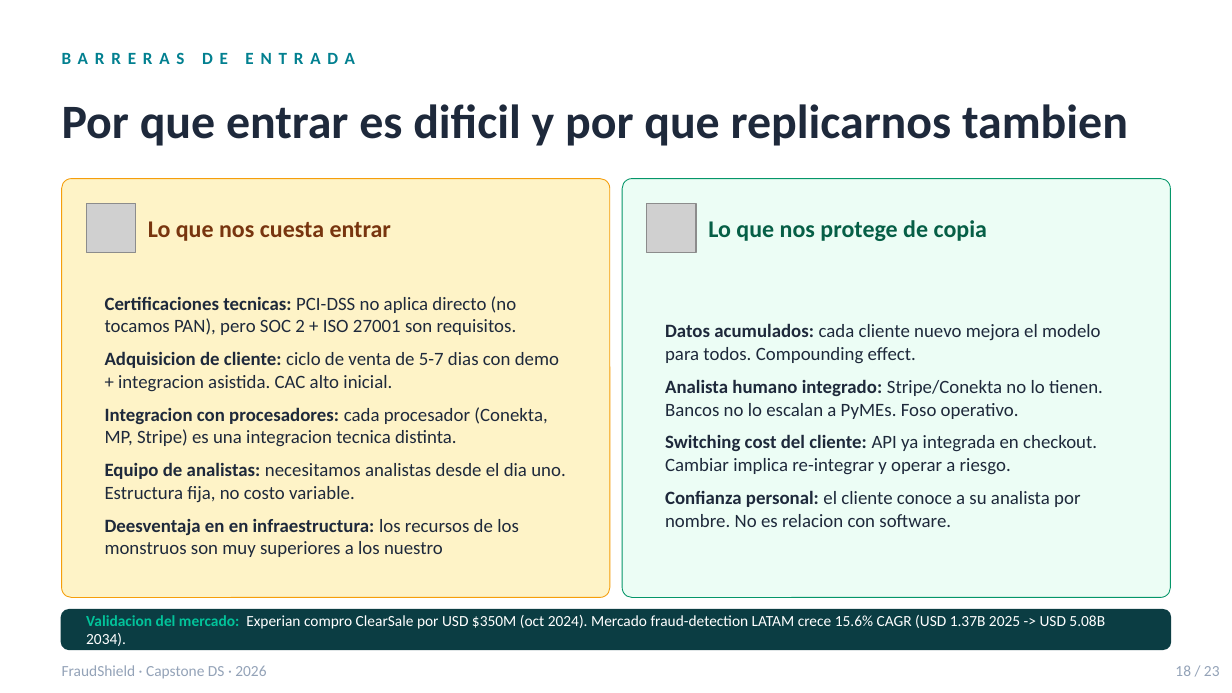
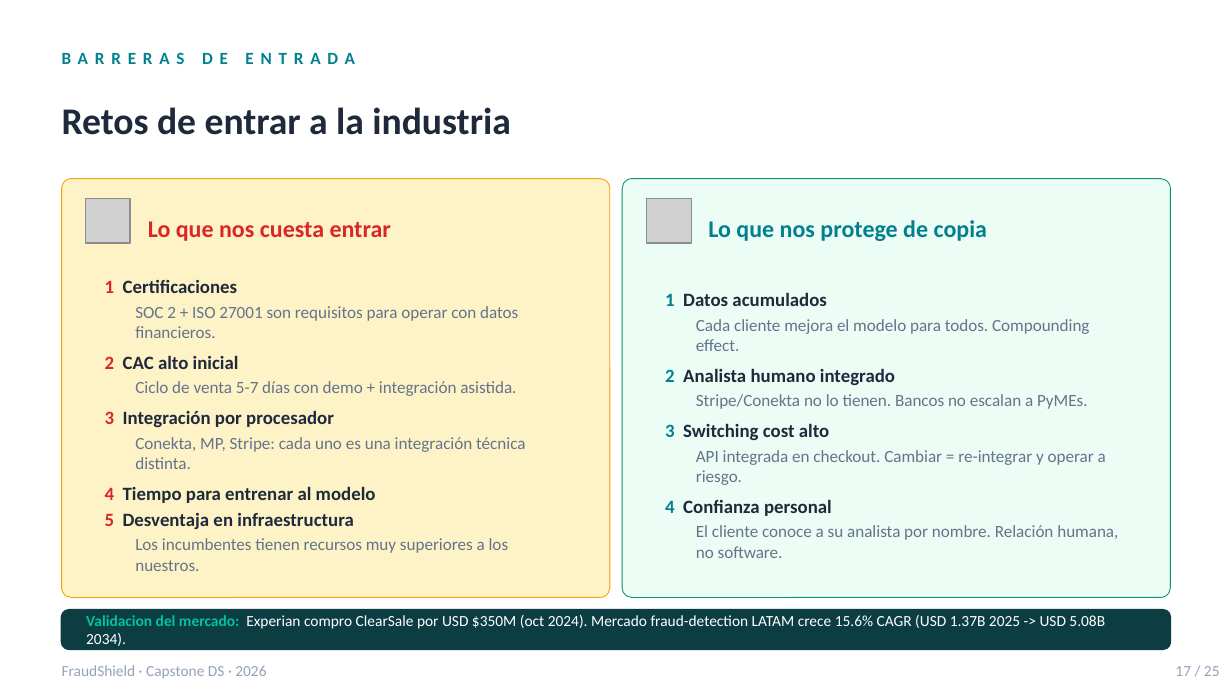
Before and after one commit to Nike2004A/fraud_transactions, a slide deck: slide 17 of docs/FraudShield_deck.pptx (slide 19 before the commit). Drawn at 1232x693 pixels with LibreOffice and Linux fonts; fonts in the diff are those of the drawing; grey boxes stand for pictures. Boxes give left, top, right and bottom in pixels: in the first picture for what was removed or moved away, otherwise in the second. Text is boxed around its words. In the diff, an @@ line names an element or a change of style, - is before the commit and + after.

```diff
--- a/docs/FraudShield_deck.pptx
+++ b/docs/FraudShield_deck.pptx
@@ text at (62,107,510,135): text changed; size 28 to 22 pt @@
-Por que entrar es dificil y por que replicarnos tambien
+Retos de entrar a la industria
@@ picture: place and size @@
-picture at (86,203,136,253)
+picture at (85,198,129,243)
@@ text "Lo que nos cuesta entrar" at (148,221,391,241): text colour #78350F to #DC2626 @@
@@ picture: place and size @@
-picture at (647,203,696,253)
+picture at (647,198,691,243)
@@ text "Lo que nos protege de ..." at (708,220,987,241): text colour #065F46 to #028090 @@
@@ text at (105,280,525,571): text changed; size 11 to 10 pt; text colour #1E293B to #64748B @@
-Certificaciones tecnicas: PCI-DSS no aplica directo (no tocamos PAN), pero SOC 2 + ISO 27001 son requisitos.
-Adquisicion de cliente: ciclo de venta de 5-7 dias con demo + integracion asistida. CAC alto inicial.
-Integracion con procesadores: cada procesador (Conekta, MP, Stripe) es una integracion tecnica distinta.
-Equipo de analistas: necesitamos analistas desde el dia uno. Estructura fija, no costo variable.
-Deesventaja en en infraestructura: los recursos de los monstruos son muy superiores a los nuestro
+1 Certificaciones
+SOC 2 + ISO 27001 son requisitos para operar con datos financieros.
+2 CAC alto inicial
+Ciclo de venta 5-7 días con demo + integración asistida.
+3 Integración por procesador
+Conekta, MP, Stripe: cada uno es una integración técnica distinta.
+4 Tiempo para entrenar al modelo
+5 Desventaja en infraestructura
+Los incumbentes tienen recursos muy superiores a los nuestros.
@@ text at (665,292,1118,558): text changed; size 11 to 10 pt; text colour #1E293B to #64748B @@
-Datos acumulados: cada cliente nuevo mejora el modelo para todos. Compounding effect.
-Analista humano integrado: Stripe/Conekta no lo tienen. Bancos no lo escalan a PyMEs. Foso operativo.
-Switching cost del cliente: API ya integrada en checkout. Cambiar implica re-integrar y operar a riesgo.
-Confianza personal: el cliente conoce a su analista por nombre. No es relacion con software.
+1 Datos acumulados
+Cada cliente mejora el modelo para todos. Compounding effect.
+2 Analista humano integrado
+Stripe/Conekta no lo tienen. Bancos no escalan a PyMEs.
+3 Switching cost alto
+API integrada en checkout. Cambiar = re-integrar y operar a riesgo.
+4 Confianza personal
+El cliente conoce a su analista por nombre. Relación humana, no software.
@@ text at (1175,666,1220,676): text changed @@
-18 / 23
+17 / 25
```
Also in this commit, not shown: 7 other slides changed, 4 slides removed.
